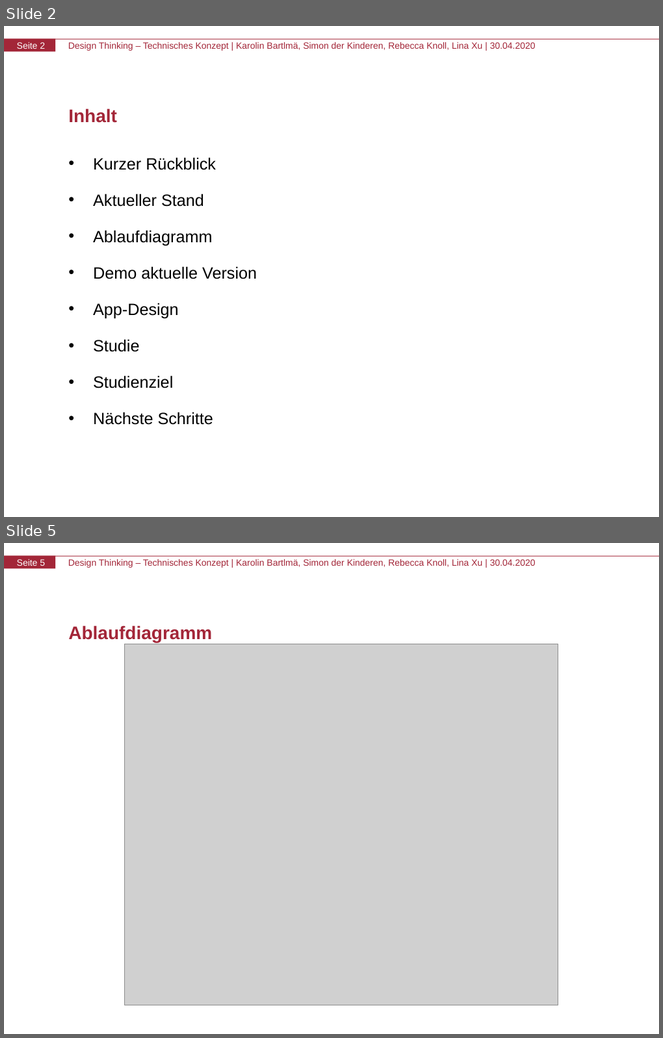
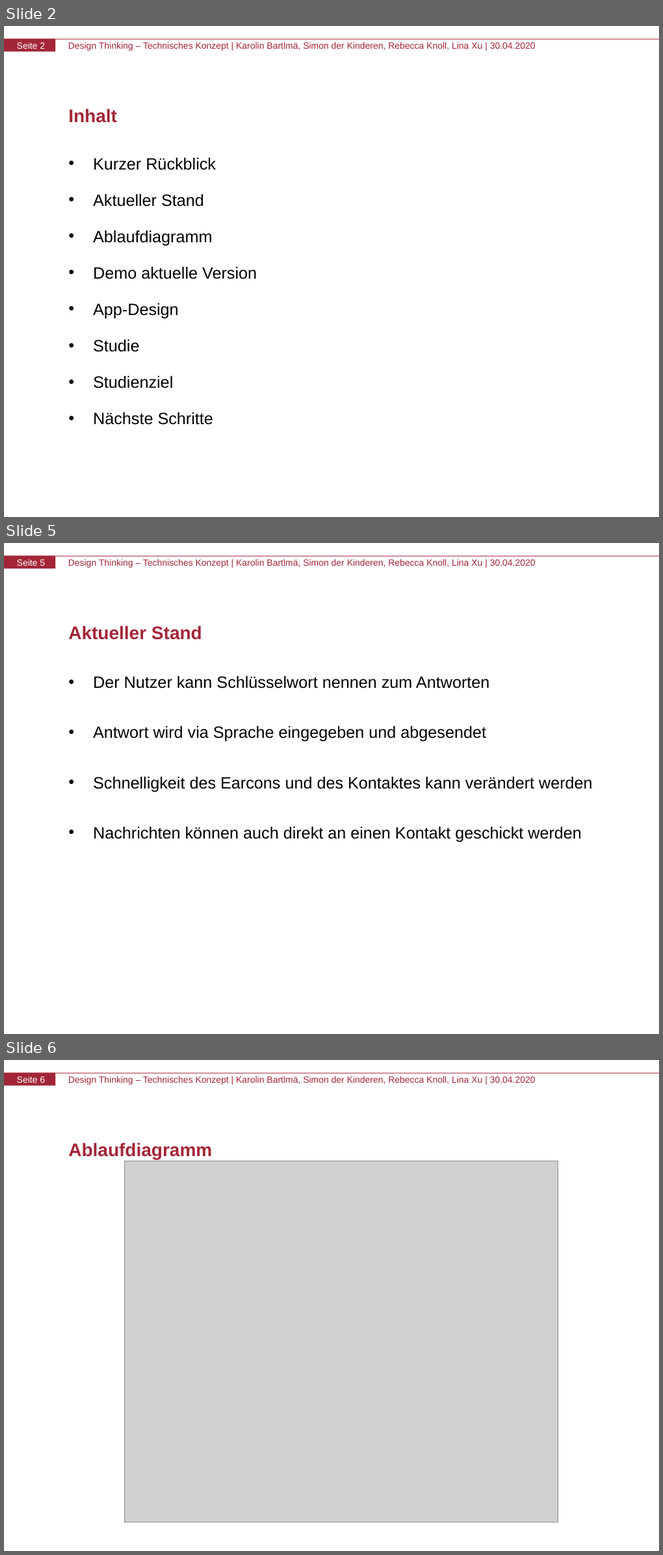
Before and after one commit to aai38/audioMessenger, a slide deck: Präsentation/Zwischenpräsentation_TechnischesKonzept.pptx. Shown one above the other, each under a label of ours: slides 2 and 5 before the commit, slides 2, 5 and 6 after it; the slides between them are not shown. The pictures are 663x1038 and 663x1555 pixels, drawn with LibreOffice and Linux fonts; fonts in the diff are those of the drawing; grey boxes stand for pictures. Boxes give left, top, right and bottom in pixels: in the first picture for what was removed or moved away, otherwise in the second. Text is boxed around its words. In the diff, an @@ line names an element or a change of style, - is before the commit and + after.

Commit message:
Zwischenpräsentation Text überarbeitet

```diff
--- a/Präsentation/Zwischenpräsentation_TechnischesKonzept.pptx
+++ b/Präsentation/Zwischenpräsentation_TechnischesKonzept.pptx
@@ slide 5 added at [4,543,659,1034], background #FFFFFF; not listed: 4 template elements that a slide beside it also shows @@
@@ title added at [68,626,202,640], 20 pt, text #A32638, bold @@
+Aktueller Stand
@@ text added at [93,676,593,843], 18 pt, text #000000 @@
+• Der Nutzer kann Schlüsselwort nennen zum Antworten
+• Antwort wird via Sprache eingegeben und abgesendet
+• Schnelligkeit des Earcons und des Kontaktes kann verändert werden
+• Nachrichten können auch direkt an einen Kontakt geschickt werden
@@ what was slide 5 is now slide 6 @@
@@ page number at [17,1076,45,1083]: text changed @@
-Seite 5
+Seite 6
```
Also in this commit, not shown: 5 slides changed.
